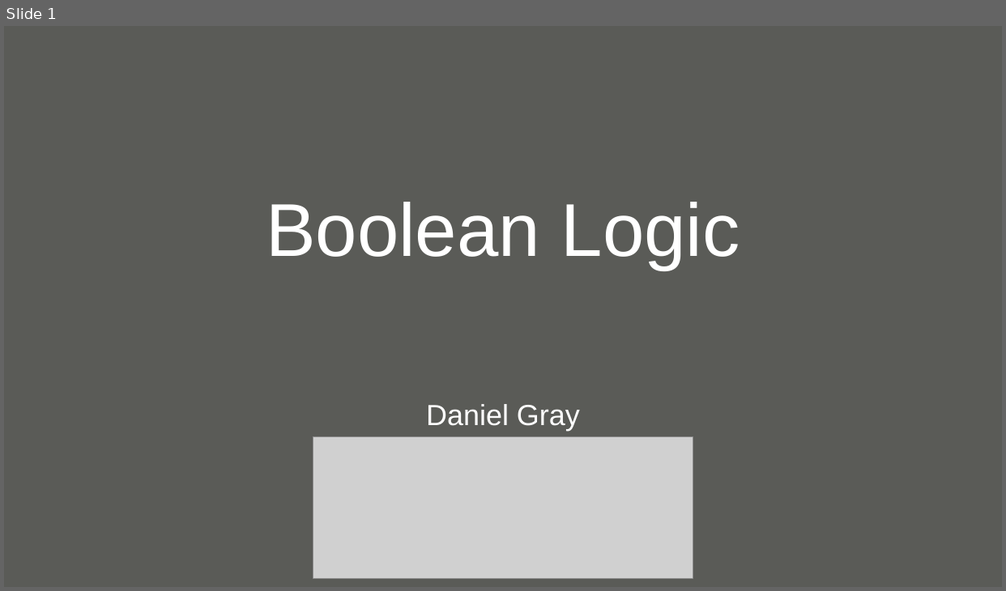
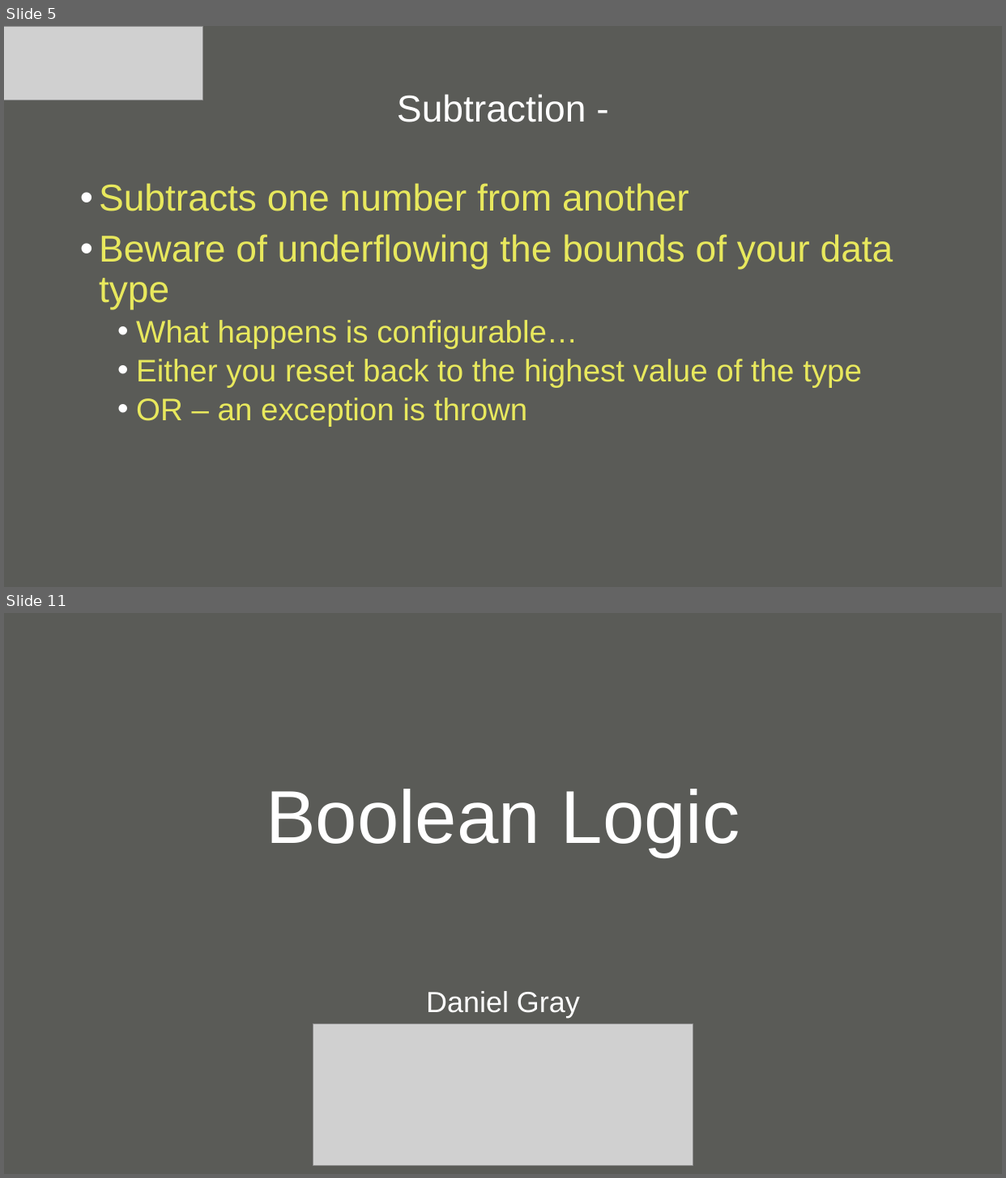
Before and after one commit to null-loop/net-training, a slide deck: CSharpAndDotNet-Part3.odp. Shown one above the other, each under a label of ours: slide 1 before the commit, slides 5 and 11 after it; the slides between them are not shown. The pictures are 1006x591 and 1006x1178 pixels, drawn with LibreOffice and Linux fonts; fonts in the diff are those of the drawing; grey boxes stand for pictures; background and template pictures are left out. Boxes give left, top, right and bottom in pixels: in the first picture for what was removed or moved away, otherwise in the second. Text is boxed around its words. In the diff, an @@ line names an element or a change of style, - is before the commit and + after.

```diff
--- a/CSharpAndDotNet-Part3.odp
+++ b/CSharpAndDotNet-Part3.odp
@@ slide 5 added at [4,26,1002,587], background #5A5B57 @@
@@ picture added at [4,26,203,100] @@
@@ title added at [397,94,586,122], 36 pt, text #FFFFFF @@
+Subtraction -
@@ text added at [99,183,893,426], 30 pt, text #E8E85D @@
+• Subtracts one number from another
+• Beware of underflowing the bounds of your data type
+  • What happens is configurable…
+  • Either you reset back to the highest value of the type
+  • OR – an exception is thrown
@@ what was slide 1 is now slide 11 @@
```
Also in this commit, not shown: 9 other slides added, 7 other files.
